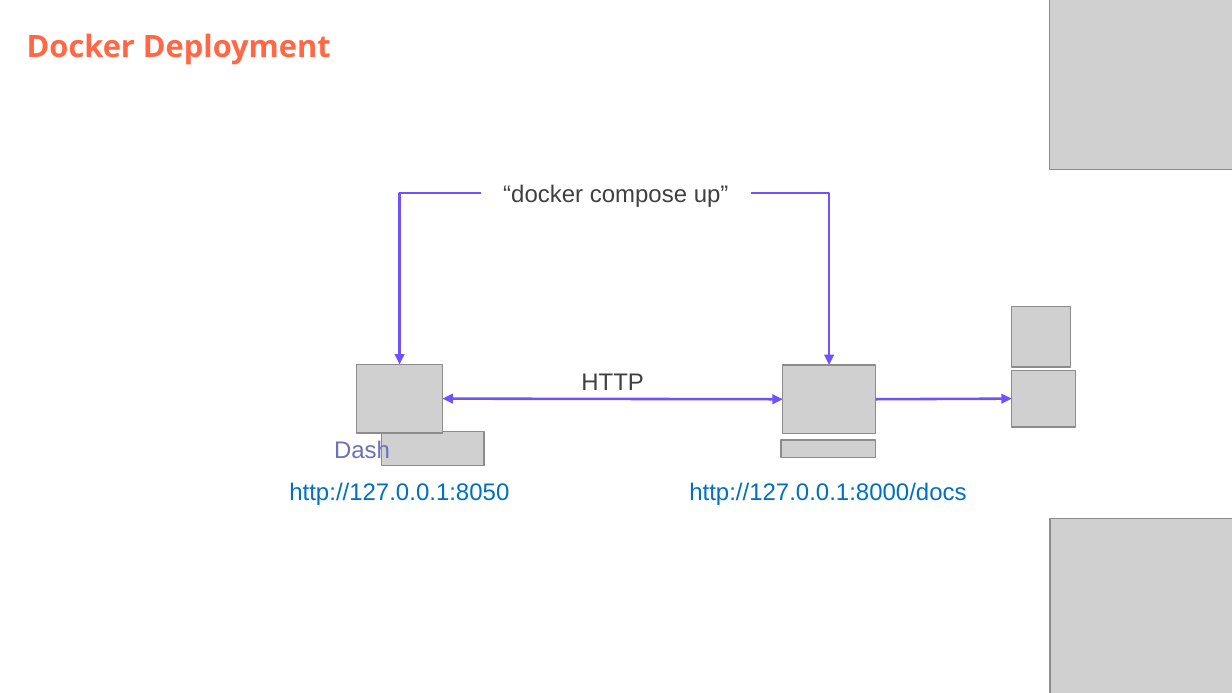
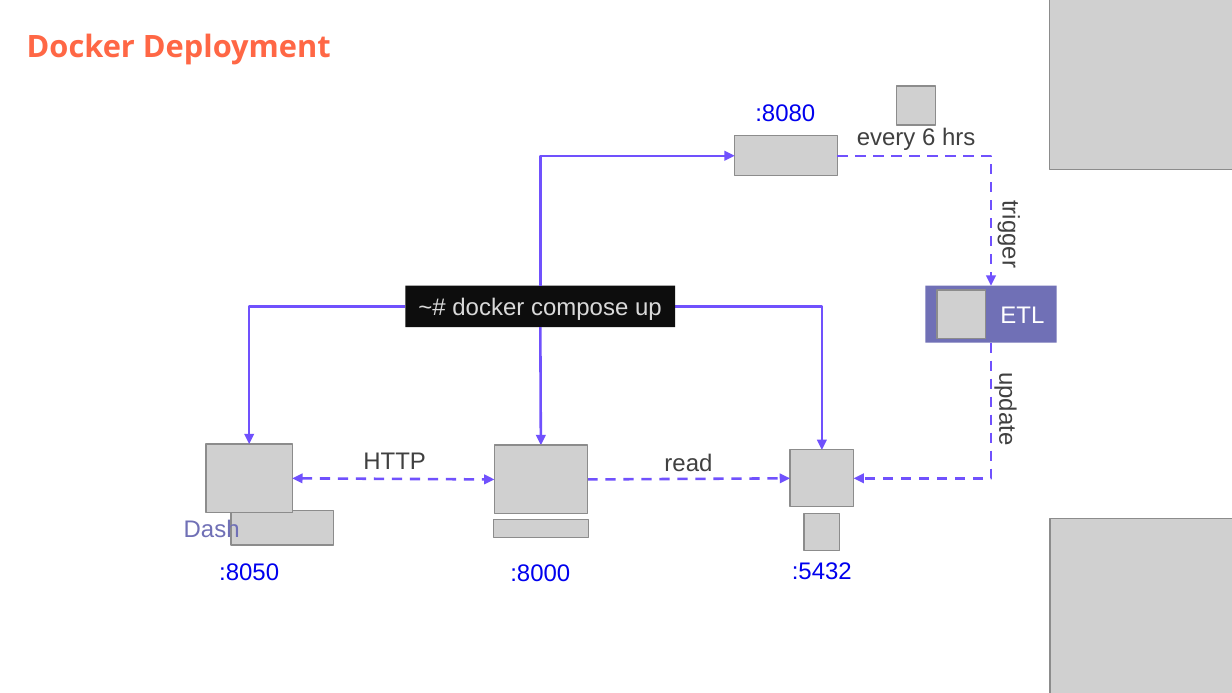
Before and after one commit to DataScientest-Studio/jun26bde-job-market, a slide deck: slide 6 of docs/defence/Defence.pptx (slide 5 before the commit). Drawn at 1232x693 pixels with LibreOffice and Linux fonts; fonts in the diff are those of the drawing; grey boxes stand for pictures; background and template pictures are left out. Boxes give left, top, right and bottom in pixels: in the first picture for what was removed or moved away, otherwise in the second. Text is boxed around its words. In the diff, an @@ line names an element or a change of style, - is before the commit and + after.

```diff
--- a/docs/defence/Defence.pptx
+++ b/docs/defence/Defence.pptx
@@ picture added at (x1=897, y1=86, x2=936, y2=126) @@
@@ text added at (x1=755, y1=104, x2=815, y2=122), 14 pt, text #0000EE @@
+:8080
@@ picture added at (x1=734, y1=136, x2=837, y2=175) @@
@@ text added at (x1=857, y1=127, x2=975, y2=150), 14 pt, text #404040 @@
+every 6 hrs
@@ elbow arrow added from (541, 286) to (734, 155), #7151FD 1.5 pt @@
@@ elbow arrow added from (838, 155) to (991, 286), #7151FD 1.5 pt dashed @@
@@ text added at (x1=997, y1=206, x2=1024, y2=266), 14 pt, text #404040 @@
+trigger
@@ rectangle "~# docker compose up" resized from (x1=503, y1=184, x2=729, y2=207) to (x1=405, y1=286, x2=675, y2=328) @@
@@ rectangle "~# docker compose up" at (x1=405, y1=286, x2=675, y2=328): fill none to #0D0D0D @@
@@ text in rectangle at (x1=452, y1=297, x2=662, y2=320): text changed; text colour #404040 to #D9D9D9 @@
-“docker compose up”
+~# docker compose up
@@ rectangle added at (x1=925, y1=286, x2=1057, y2=342), fill #7070B6, 14 pt, text #FFFFFF @@
+ETL
@@ picture added at (x1=938, y1=290, x2=986, y2=338) @@
@@ elbow arrow moved from (480, 193) - (399, 365) to (405, 307) - (249, 444) @@
@@ arrow added from (541, 328) to (541, 445), #7151FD 1.5 pt @@
@@ elbow arrow moved from (752, 193) - (829, 365) to (675, 307) - (822, 450) @@
@@ elbow arrow added from (991, 342) to (854, 478), #7151FD 1.5 pt dashed @@
@@ text added at (x1=994, y1=379, x2=1021, y2=443), 14 pt, text #404040 @@
+update
@@ text "HTTP" moved from (x1=581, y1=373, x2=644, y2=390) to (x1=363, y1=452, x2=426, y2=469) @@
@@ picture moved from (x1=782, y1=365, x2=876, y2=434) to (x1=494, y1=445, x2=588, y2=514) @@
@@ double arrow moved from (442, 399) - (782, 399) to (292, 478) - (494, 479) @@
@@ double arrow (292, 478) - (494, 479): stroke #7151FD 1.5 pt to #7151FD 1.5 pt dashed @@
@@ arrow moved from (876, 399) - (1011, 399) to (588, 479) - (790, 478) @@
@@ arrow (588, 479) - (790, 478): stroke #7151FD 1.5 pt to #7151FD 1.5 pt dashed @@
@@ text added at (x1=664, y1=453, x2=712, y2=472), 14 pt, text #404040 @@
+read
@@ picture moved from (x1=1011, y1=370, x2=1076, y2=426) to (x1=790, y1=450, x2=854, y2=506) @@
@@ 2 pictures, 1 text moved together from (x1=334, y1=365, x2=484, y2=466) to (x1=184, y1=444, x2=334, y2=546) @@
@@ picture moved from (x1=781, y1=440, x2=876, y2=457) to (x1=494, y1=520, x2=589, y2=537) @@
@@ picture resized from (x1=1011, y1=307, x2=1071, y2=367) to (x1=804, y1=514, x2=840, y2=551) @@
@@ text at (x1=219, y1=563, x2=279, y2=581): text changed; text colour #0070C0 to #0000EE @@
-http://127.0.0.1:8050
+:8050
@@ text at (x1=510, y1=564, x2=570, y2=582): text changed; text colour #0070C0 to #0000EE @@
-http://127.0.0.1:8000/docs
+:8000
@@ text added at (x1=792, y1=562, x2=852, y2=580), 14 pt, text #0000EE @@
+:5432
```
Also in this commit, not shown: 1 other slide changed, 1 slide added, 6 other files.
